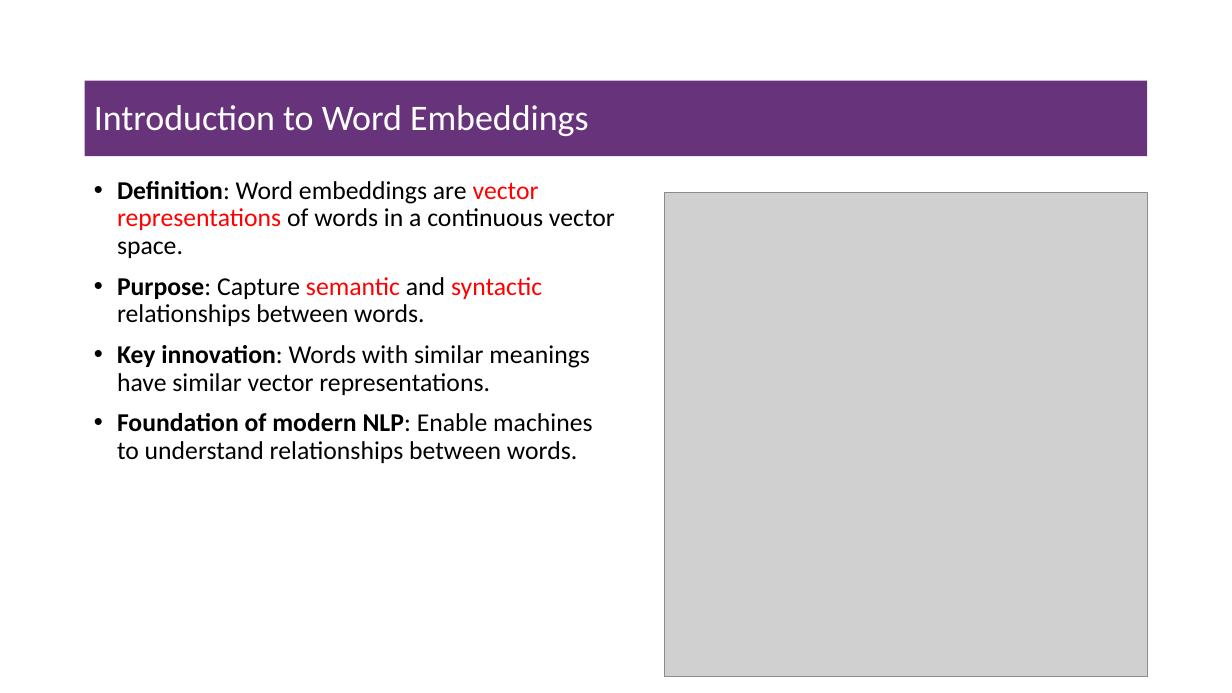
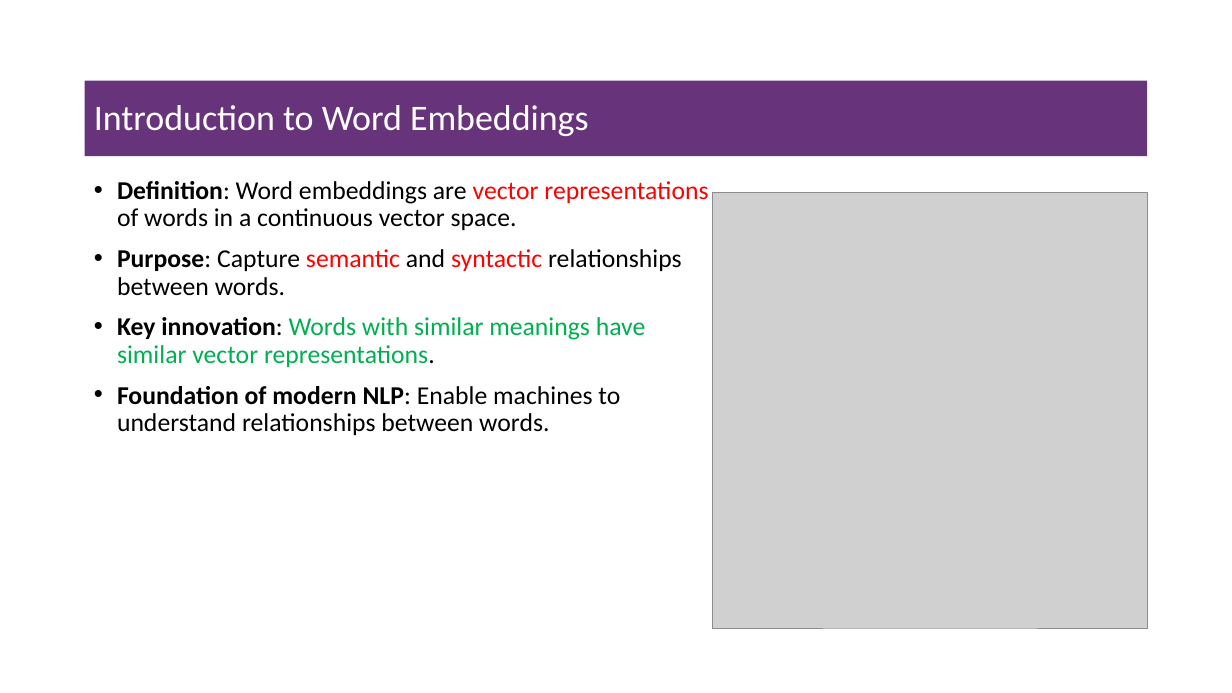
Before and after one commit to msfasha/307307-BI-Methods, a slide deck: slide 24 of 20242-NLP-LLM/lecture notes/Part 2 - Introduction to Large Language Models/Part 2 - Introduction to Large Language Models.pptx. Drawn at 1232x693 pixels with LibreOffice and Linux fonts; fonts in the diff are those of the drawing; grey boxes stand for pictures; background and template pictures are left out. Boxes give left, top, right and bottom in pixels: in the first picture for what was removed or moved away, otherwise in the second. Text is boxed around its words. In the diff, an @@ line names an element or a change of style, - is before the commit and + after.

```diff
--- a/20242-NLP-LLM/lecture notes/Part 2 - Introduction to Large Language Models/Part 2 - Introduction to Large Language Models.pptx
+++ b/20242-NLP-LLM/lecture notes/Part 2 - Introduction to Large Language Models/Part 2 - Introduction to Large Language Models.pptx
@@ picture: place and size @@
-picture at [665,193,1148,677]
+picture at [714,193,1148,628]
@@ text at [117,317,646,367]: text colour #000000 to #00B050 in "Words with similar meanings have similar vector ..." @@
```
Also in this commit, not shown: 2 other slides changed, 2 slides added, 2 other files.
